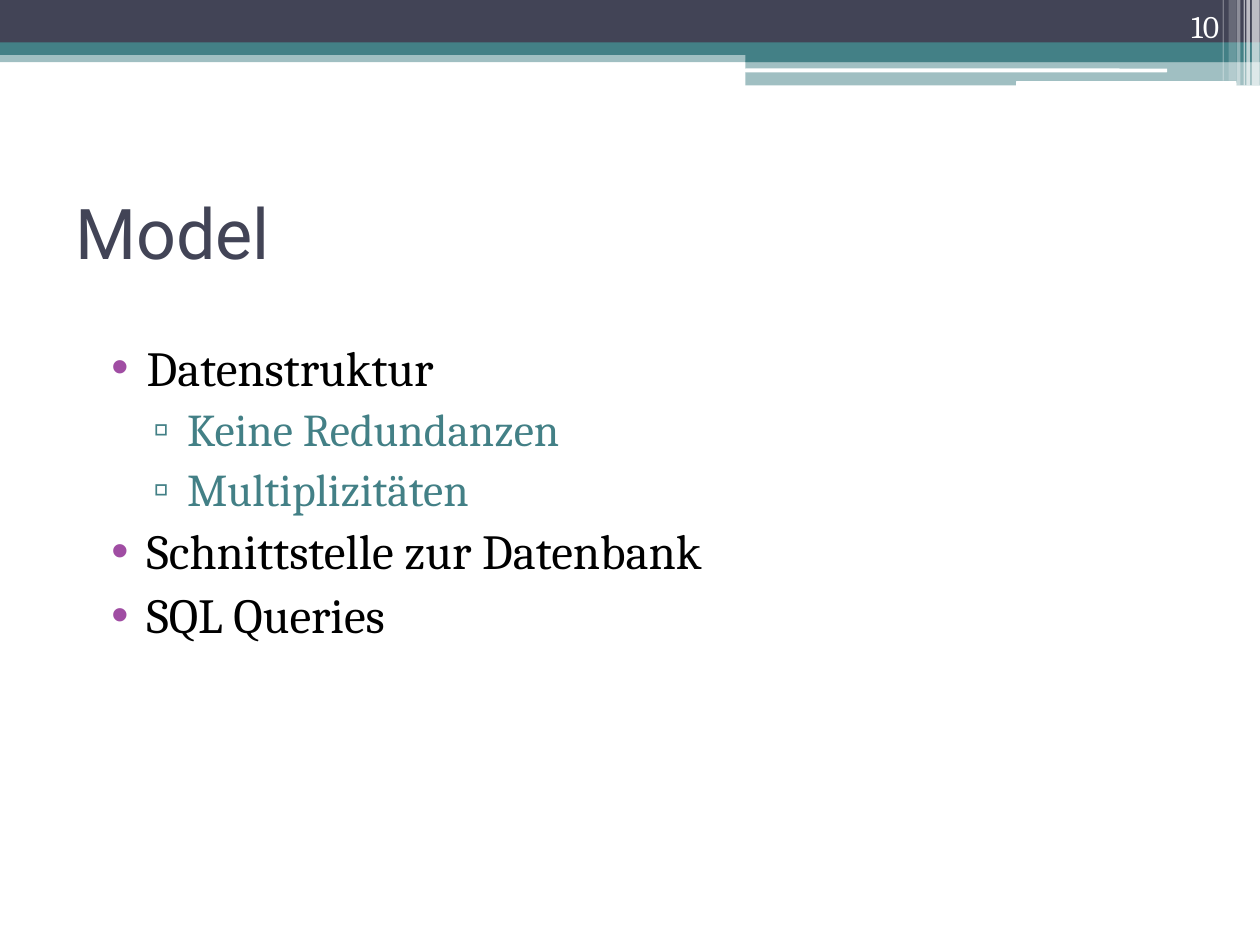
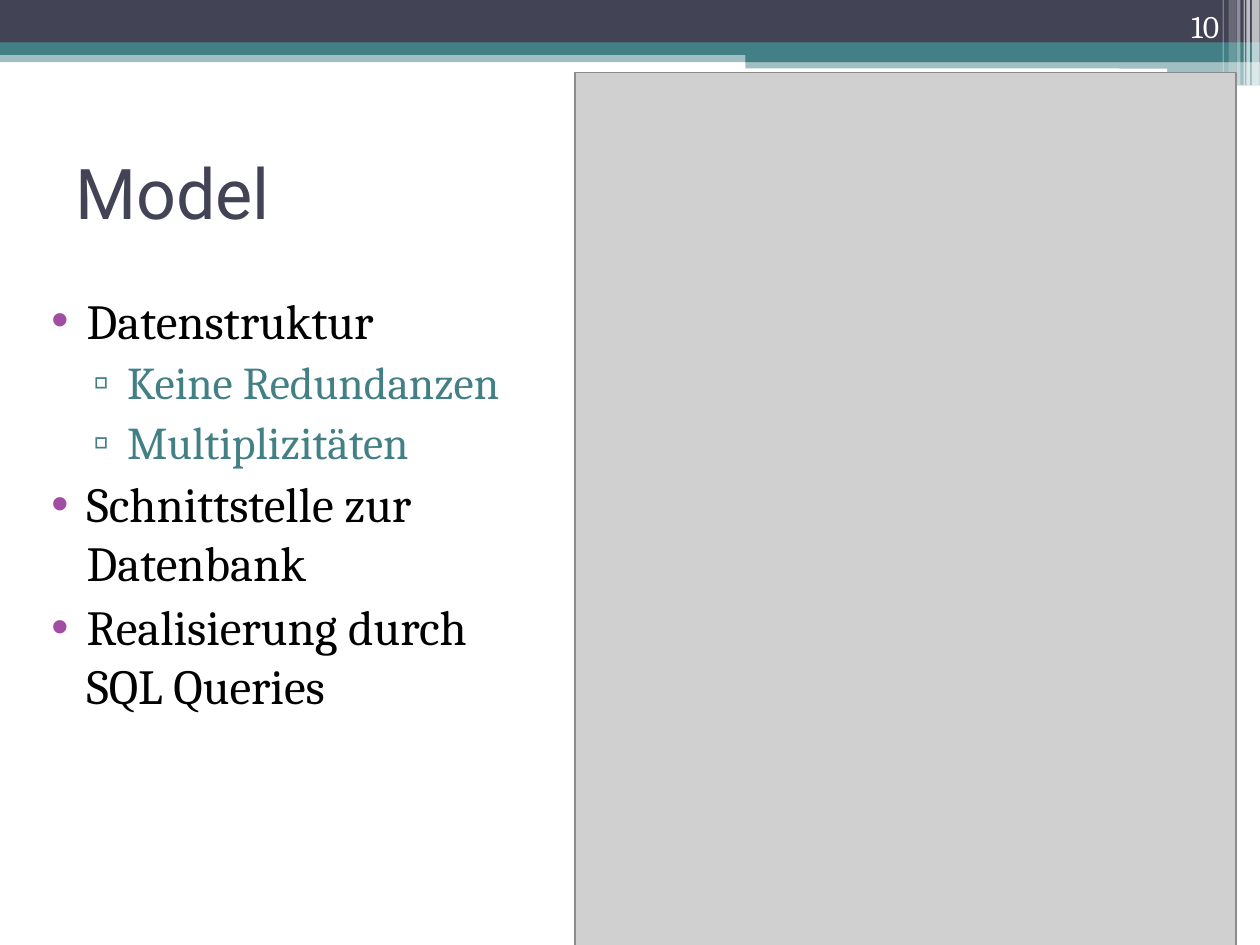
Before and after one commit to DanJoeHa/Fallstudie, a slide deck: slide 10 of Projektmanagement/Abschlusspräsentation.pptx. Drawn at 1260x945 pixels with LibreOffice and Linux fonts; fonts in the diff are those of the drawing; grey boxes stand for pictures. Boxes give left, top, right and bottom in pixels: in the first picture for what was removed or moved away, otherwise in the second. Text is boxed around its words. In the diff, an @@ line names an element or a change of style, - is before the commit and + after.

```diff
--- a/Projektmanagement/Abschlusspräsentation.pptx
+++ b/Projektmanagement/Abschlusspräsentation.pptx
@@ picture added at bbox=[575, 73, 1236, 945] @@
@@ title "Model": place and size @@
-title "Model" at bbox=[75, 206, 269, 260]
+title "Model" at bbox=[75, 166, 269, 220]
@@ text "Datenstruktur": place and size @@
-text "Datenstruktur" at bbox=[147, 352, 701, 642]
+text "Datenstruktur" at bbox=[87, 305, 499, 713]
@@ text at bbox=[87, 611, 467, 713]: text changed @@
-• SQL Queries
+• Realisierung durch SQL Queries
```
Also in this commit, not shown: 1 other slide changed, 1 other file.
